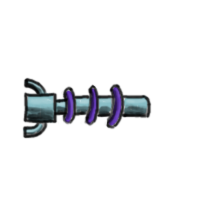
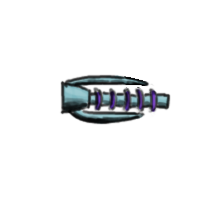
Comparing the layer stacks of the two 200x200 images. Changes:
added layer "railgun lines" above "railgun shadow" over (59, 74, 171, 125)
added layer "railgun shadow" above "railgun light" over (61, 76, 170, 124)
added layer "railgun light" (soft light) above "railgun color" over (62, 75, 169, 119)
added layer "railgun color" above "mdriver lines" over (61, 75, 169, 125)
hid "mdriver lines" over (22, 77, 152, 139)
hid "mdriver shadow" over (23, 81, 150, 139)
hid "mdriver light" over (23, 79, 149, 134)
hid "mdriver color" over (23, 79, 149, 135)
